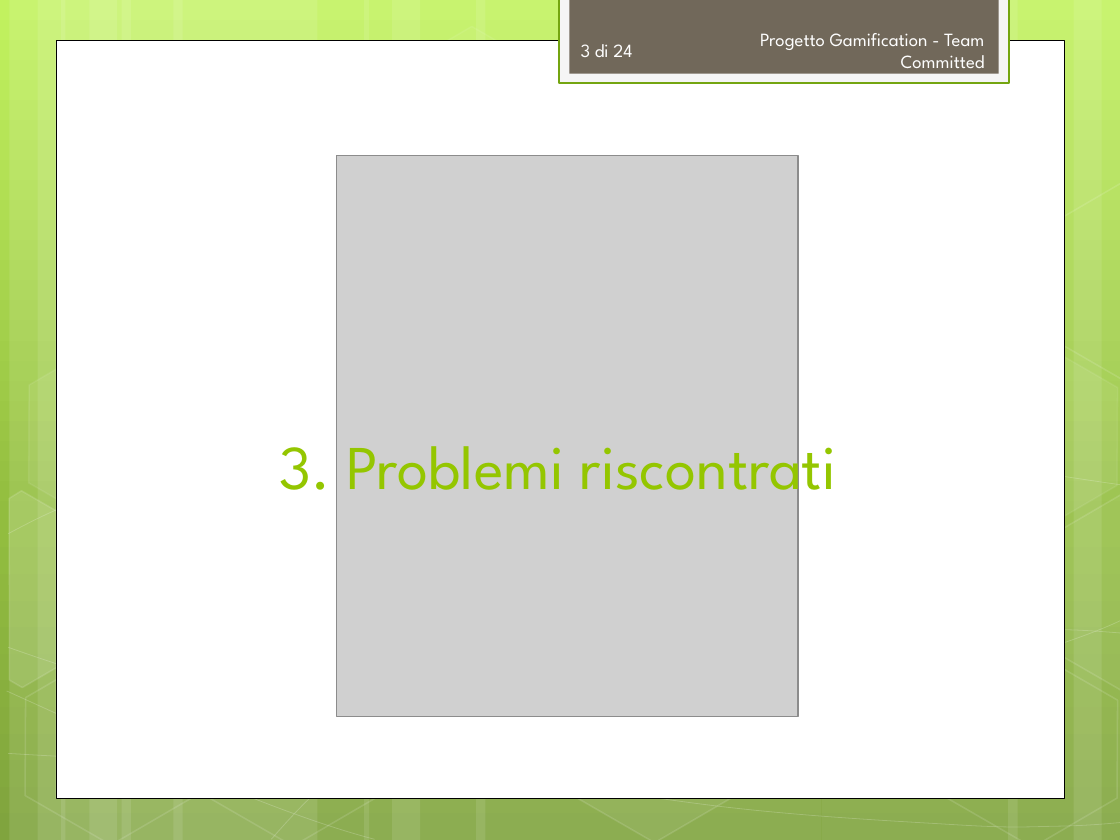
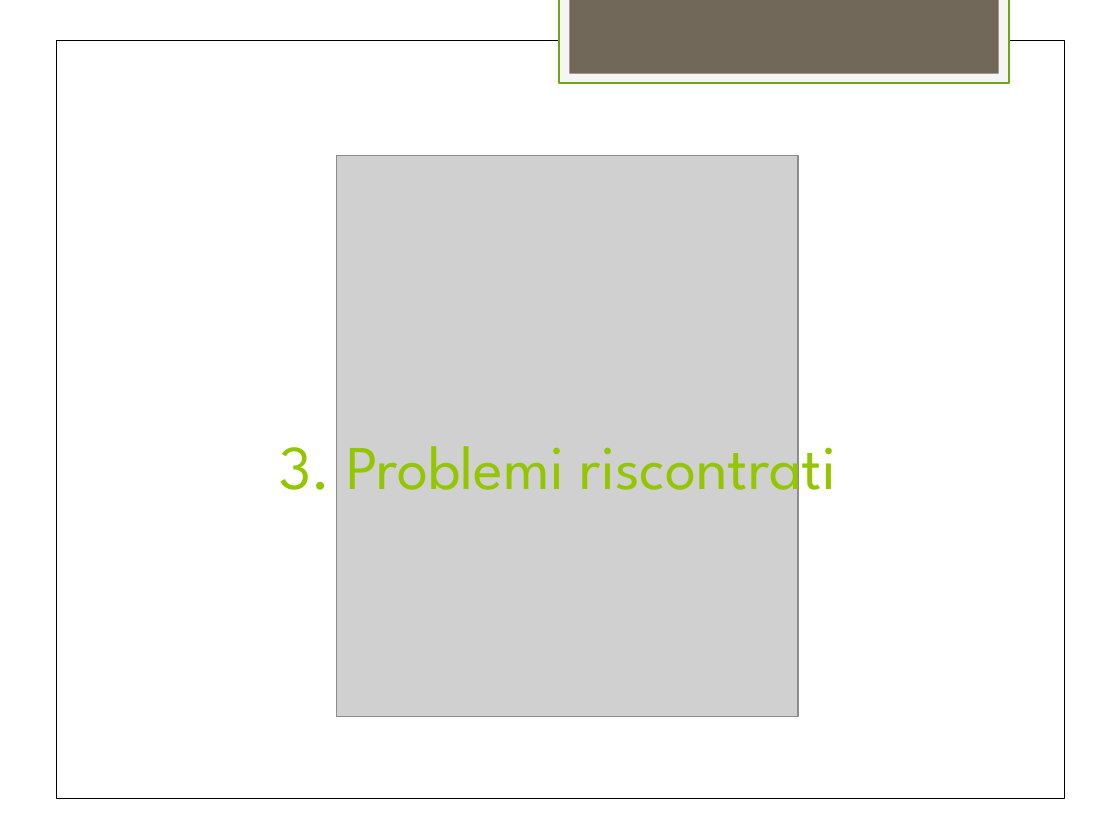
Before and after one commit to TeamCommitted/Team-Committed---Documenti, a slide deck: slide 4 of RQ/Esterni/presentazione/RP-Presentazione.pptx (slide 3 before the commit). Drawn at 1120x840 pixels with LibreOffice and Linux fonts; fonts in the diff are those of the drawing; grey boxes stand for pictures. Boxes give left, top, right and bottom in pixels: in the first picture for what was removed or moved away, otherwise in the second. Text is boxed around its words. In the diff, an @@ line names an element or a change of style, - is before the commit and + after.

```diff
--- a/RQ/Esterni/presentazione/RP-Presentazione.pptx
+++ b/RQ/Esterni/presentazione/RP-Presentazione.pptx
@@ background gradient #C3F35F to #93BF3F to #81A53E to #FFFFFF @@
@@ fill #FFFFFF at 10% opacity to #FFFFFF in 8 elements at box(174, 0, 370, 840), box(62, 0, 118, 840), box(90, 0, 183, 840), box(476, 0, 821, 840), box(364, 0, 420, 840), box(392, 0, 485, 840), box(10, 0, 66, 840), box(38, 0, 131, 840) @@
@@ hexagon at box(430, 2, 626, 172): fill #FFFFFF at 4% opacity to #FFFFFF; outline #FFFFFF 1 pt to #FFFFFF 0.99 pt; proportions changed; rotation 30 to 0 degrees @@
@@ rectangle added at box(822, 0, 878, 840), fill #FFFFFF @@
@@ rectangle at box(850, 0, 943, 840): fill #FFFFFF at 10% opacity to #FFFFFF; rotation 180 to 0 degrees @@
@@ rectangle at box(934, 0, 1120, 840): fill #FFFFFF at 10% opacity to #FFFFFF; rotation 180 to 0 degrees @@
@@ rectangle at box(56, 40, 1064, 797): outline #000000 0.5 pt to #000000 0.51 pt @@
@@ page number removed at box(581, 44, 632, 57) @@
-3 di 24
@@ text removed at box(760, 33, 985, 75) @@
-Progetto Gamification - Team Committed
@@ group removed at box(0, 0, 1120, 840): 8 freeform shapes, 4 hexagons, 2 rectangles @@
@@ rectangle added at box(1080, 159, 1120, 329), fill #FFFFFF, outline #FFFFFF 0.99 pt @@
@@ hexagon at box(990, 314, 1120, 484): fill #FFFFFF at 7% opacity to #FFFFFF; outline #FFFFFF 1 pt to #FFFFFF 0.99 pt; proportions changed; rotation 30 to 0 degrees @@
@@ rectangle added at box(8, 424, 1120, 533), outline #FFFFFF 0.51 pt @@
@@ hexagon at box(899, 470, 1095, 641): fill #FFFFFF at 10% opacity to #FFFFFF; outline #FFFFFF 1 pt to #FFFFFF 0.99 pt; proportions changed; rotation 30 to 0 degrees @@
@@ rectangle added at box(1080, 470, 1120, 641), fill #FFFFFF, outline #FFFFFF 0.99 pt @@
@@ rectangle added at box(16, 487, 170, 657), fill #FFFFFF, outline #FFFFFF 0.99 pt @@
@@ rectangle added at box(8, 617, 1120, 762), outline #FFFFFF 0.51 pt @@
@@ rectangle added at box(271, 628, 1120, 839), outline #FFFFFF 0.51 pt @@
@@ hexagon at box(990, 626, 1120, 796): fill none to #FFFFFF; outline #FFFFFF 1 pt to #FFFFFF 0.99 pt; proportions changed; rotation 30 to 0 degrees @@
@@ rectangle added at box(8, 647, 1120, 829), outline #FFFFFF 0.51 pt @@
@@ rectangle added at box(7, 691, 375, 839), outline #FFFFFF 0.51 pt @@
```
Also in this commit, not shown: 3 other slides changed, 1 slide added, 1 other file.
